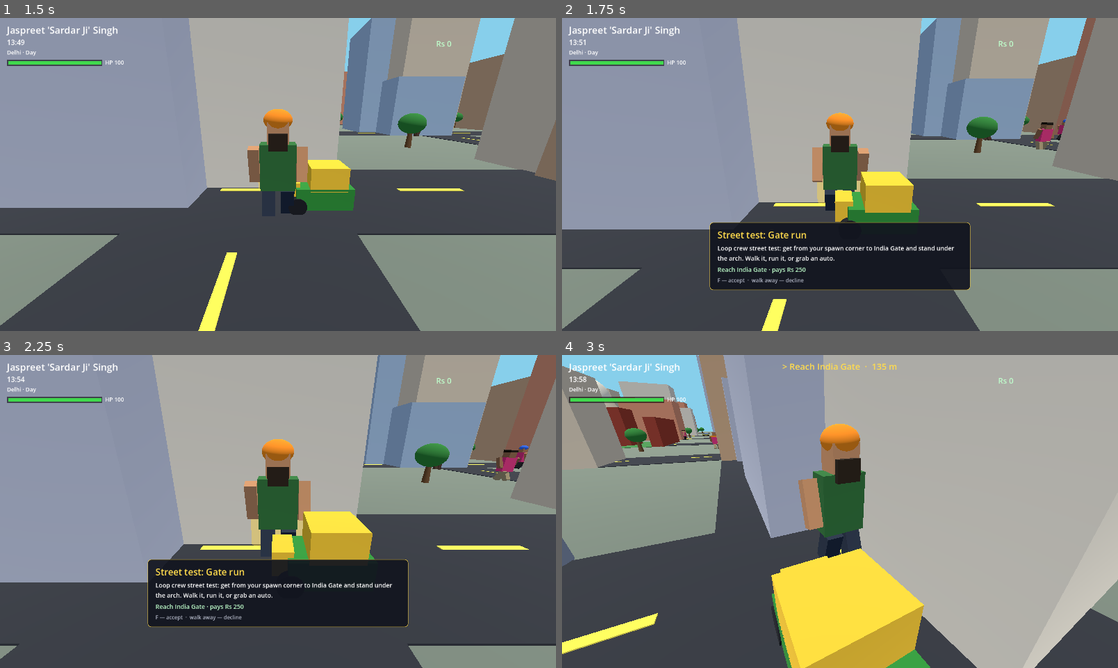
Above: before the commit, frames 1-4 (two rows, left to right).
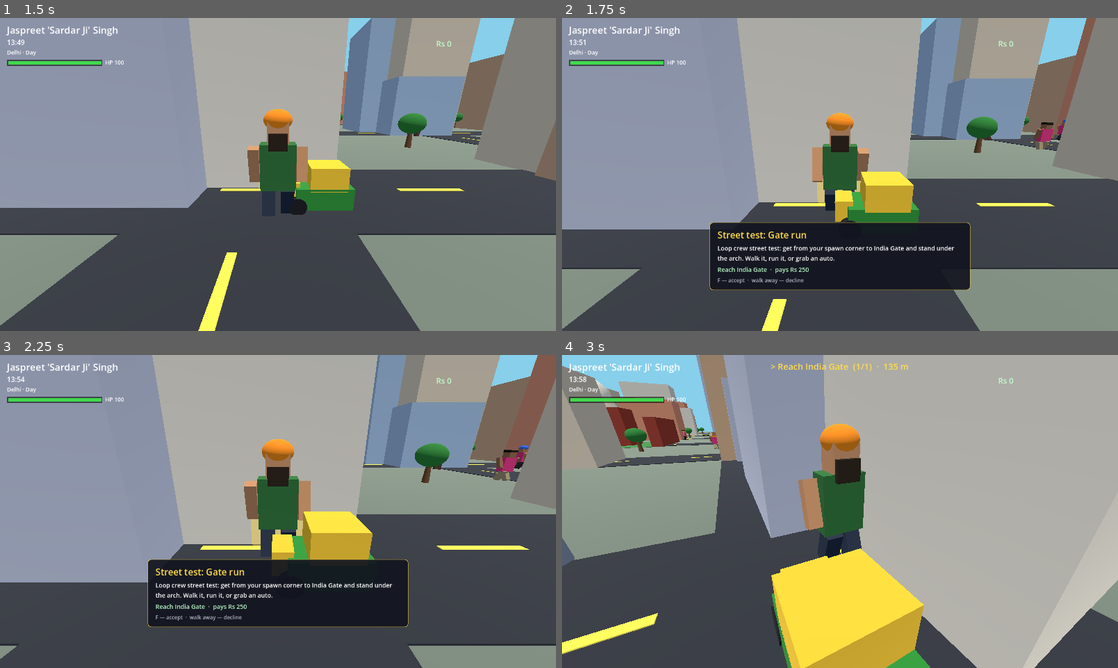
Above: after the commit, the same moments.

Repository: Ayushsahnios/delhi-freetown-loot
Game: Godot game, scene res://scenes/main.tscn
Two runs of this game, one before a commit and one after it. Both use one fixed random seed, a clock stepped at 60 frames per second and the inputs below.
Inputs:
- Up to frame 1 (1.5 s): click "Jaspreet 'Sardar Ji' Singh Au…" at 0.5 s; hold W (move_forward) from 1.28 s (still down); hold Shift (run) from 1.28 s (still down); tap F (mission) at 1.35 s
- Up to frame 2 (1.75 s): keep holding W (move_forward); keep holding Shift (run)
- Up to frame 3 (2.25 s): keep holding W (move_forward); release Shift (run) at 2.03 s; tap Shift (run) at 2.1 s
- Up to frame 4 (3 s): tap F (mission) at 2.3 s; release W (move_forward) at 2.78 s; hold A (move_left) from 2.78 s (still down); hold Shift (run) from 2.78 s (still down); tap H (horn) at 2.85 s

Frame 1 is identical in both runs. In frame 2, less than 0.1% of the frame differs, in the area x 37-45%, y 79-82%; in frame 3, less than 0.1%; in frame 4, 0.3%, in the area x 37-63%, y 2-6%.

Commit message:
Missions: multi-stage objectives, chai delivery run, CP ring race
Extends the mission skeleton with sequential multi-stage objectives
(shared time budget), a three-stop chai run across town against a
130-second cooling timer, and a checkpoint race around the Connaught
Place ring against two kinematic rival rickshaws that fail the mission
if they lap out first. Both jobs pay cash and are repeatable.

Diff:
--- a/scripts/missions.gd
+++ b/scripts/missions.gd
@@ -1,7 +1,9 @@
 extends Node
-## Mission system skeleton: data-driven mission table, glowing street
-## markers, approach briefs, reach / timed-deliver objectives, fail flow,
-## cash rewards. All visuals procedural — zero assets.
+## Mission system: data-driven mission table, glowing street markers,
+## approach briefs, multi-stage reach / timed-delivery objectives, rival
+## racers, fail flow, cash rewards. All visuals procedural — zero assets.
+## First two real jobs: the chai run (three stops before it cools) and
+## the CP ring race (checkpoints against two AI rickshaws).
 
 signal mission_completed(title: String, reward: int)
 signal mission_failed(title: String)
@@ -34,10 +36,21 @@
 var _cash_hud: Label
 var _obj_ring: MeshInstance3D = null
 var _obj_beam: MeshInstance3D = null
+var _racers: Array[Dictionary] = []
+const RACER_CANOPIES := [Color(0.95, 0.35, 0.15), Color(0.25, 0.55, 0.95)]
 
 
 func _ready() -> void:
 	_build_defs()
+	for def in _defs:
+		if def.has("objectives"):
+			def["objs"] = def["objectives"]
+			if not def.has("time"):
+				def["time"] = 0.0
+		else:
+			def["objs"] = [def["objective"]]
+			if not def.has("time"):
+				def["time"] = float(def["objective"].get("time", 0.0))
 	_build_ui()
 	for def in _defs:
 		_spawn_giver(def)
@@ -93,6 +106,84 @@
 				"time": 70.0,
 			},
 			"reward": 400,
+			"repeatable": true,
+		},
+		{
+			"id": "chai_run",
+			"title": "Chai run: three cups, one flask",
+			"brief": "Chotu called in sick and the flask is full. Run three cups across town — the guard at India Gate, the chowkidar at Purani Dilli, the joggers at Neighbourhood Park — before the chai cools. An auto strongly advised.",
+			"giver": Vector3(6.0, 0.0, -16.0),
+			"objectives": [
+				{
+					"kind": "deliver",
+					"label": "Cup 1 — the guard at India Gate",
+					"pos": Vector3(0.0, 0.0, -82.0),
+					"radius": 8.0,
+				},
+				{
+					"kind": "deliver",
+					"label": "Cup 2 — the chowkidar at Purani Dilli",
+					"pos": Vector3(-92.0, 0.0, 104.0),
+					"radius": 8.0,
+				},
+				{
+					"kind": "deliver",
+					"label": "Cup 3 — the joggers at Neighbourhood Park",
+					"pos": Vector3(138.0, 0.0, -126.0),
+					"radius": 8.0,
+				},
+			],
+			"time": 130.0,
+			"reward": 500,
+			"repeatable": true,
+		},
+		{
+			"id": "cp_race",
+			"title": "CP ring race: rickshaw rally",
+			"brief": "Two rival pullers talk big around the Connaught Place ring. Grab an auto, tag the start line on the west road, and lap the ring through all four crossings before they do. Mind the traffic.",
+			"giver": Vector3(-30.0, 0.0, 6.0),
+			"objectives": [
+				{
+					"kind": "reach",
+					"label": "Tag the start line",
+					"pos": Vector3(-40.0, 0.0, 6.0),
+					"radius": 8.0,
+				},
+				{
+					"kind": "reach",
+					"label": "Checkpoint — north-west crossing",
+					"pos": Vector3(-40.0, 0.0, -40.0),
+					"radius": 8.0,
+				},
+				{
+					"kind": "reach",
+					"label": "Checkpoint — north-east crossing",
+					"pos": Vector3(6.0, 0.0, -40.0),
+					"radius": 8.0,
+				},
+				{
+					"kind": "reach",
+					"label": "Checkpoint — south-east crossing",
+					"pos": Vector3(6.0, 0.0, 6.0),
+					"radius": 8.0,
+				},
+				{
+					"kind": "reach",
+					"label": "Finish — back to the start line",
+					"pos": Vector3(-40.0, 0.0, 6.0),
+					"radius": 8.0,
+				},
+			],
+			"race": {
+				"corners": [
+					Vector3(-40.0, 0.0, 6.0),
+					Vector3(-40.0, 0.0, -40.0),
+					Vector3(6.0, 0.0, -40.0),
+					Vector3(6.0, 0.0, 6.0),
+					],
+				"rivals": [13.5, 15.0],
+			},
+			"reward": 600,
 			"repeatable": true,
 		},
 	]
@@ -143,19 +234,28 @@
 
 func _tick_active(delta: float) -> void:
 	var def: Dictionary = _active["def"]
-	var obj: Dictionary = def["objective"]
-	if float(obj["time"]) > 0.0:
+	var objs: Array = def["objs"]
+	var stage := int(_active["stage"])
+	var obj: Dictionary = objs[stage]
+	if float(_active["time"]) > 0.0:
 		_active["left"] = float(_active["left"]) - delta
 		if float(_active["left"]) <= 0.0:
-			_fail_mission("too slow")
+			_fail_mission("the chai went cold")
+			return
+	if def.has("race"):
+		if _tick_racers(delta):
+			_fail_mission("a rival crossed the line first")
 			return
 	var d := _flat_dist(_player.global_position, obj["pos"])
-	var txt := "> " + String(obj["label"]) + "  ·  %d m" % int(round(d))
-	if float(obj["time"]) > 0.0:
+	var txt := "> %s  (%d/%d)  ·  %d m" % [String(obj["label"]), stage + 1, objs.size(), int(round(d))]
+	if float(_active["time"]) > 0.0:
 		txt += "  ·  " + _fmt_time(float(_active["left"]))
 	_obj_hud.text = txt
 	if d <= float(obj["radius"]):
-		_complete_mission()
+		if stage == objs.size() - 1:
+			_complete_mission()
+		else:
+			_advance_stage(objs, stage)
 
 
 # ---------------------------------------------------------------- flow
@@ -164,9 +264,23 @@
 	var id := String(def["id"])
 	_states[id] = "active"
 	_show_giver(id, false)
-	_active = {"def": def, "left": float(def["objective"]["time"])}
-	_spawn_objective(def["objective"])
+	_active = {"def": def, "stage": 0, "time": float(def["time"]), "left": float(def["time"])}
+	if def.has("race"):
+		_spawn_racers(def)
+	_spawn_objective(def["objs"][0])
 	_obj_hud.visible = true
+
+
+func _advance_stage(objs: Array, stage: int) -> void:
+	_active["stage"] = stage + 1
+	_spawn_objective(objs[stage + 1])
+	_toast.add_theme_color_override("font_color", Color(0.45, 1.0, 0.55))
+	if _active["def"].has("race"):
+		_toast.text = "CHECKPOINT %d/%d" % [stage + 1, objs.size() - 1]
+	else:
+		_toast.text = "DELIVERED  ·  %d of %d cups" % [stage + 1, objs.size()]
+	_toast.visible = true
+	_toast_t = 1.2
 
 
 func _complete_mission() -> void:
@@ -194,12 +308,10 @@
 
 func _end_mission(def: Dictionary) -> void:
 	var id := String(def["id"])
-	if _obj_ring != null:
-		_obj_ring.queue_free()
-		_obj_ring = null
-	if _obj_beam != null:
-		_obj_beam.queue_free()
-		_obj_beam = null
+	_clear_marker()
+	for r in _racers:
+		r["node"].queue_free()
+	_racers.clear()
 	_obj_hud.visible = false
 	_active = {}
 	if bool(def.get("repeatable", false)):
@@ -237,6 +349,7 @@
 
 
 func _spawn_objective(obj: Dictionary) -> void:
+	_clear_marker()
 	var pos: Vector3 = obj["pos"]
 	var radius := float(obj["radius"])
 	_obj_ring = MeshInstance3D.new()
@@ -257,6 +370,105 @@
 	_obj_beam.mesh = bm
 	_obj_beam.position = pos + Vector3(0.0, 30.0, 0.0)
 	add_child(_obj_beam)
+
+
+func _clear_marker() -> void:
+	if _obj_ring != null:
+		_obj_ring.queue_free()
+		_obj_ring = null
+	if _obj_beam != null:
+		_obj_beam.queue_free()
+		_obj_beam = null
+
+
+func _spawn_racers(def: Dictionary) -> void:
+	## Two rival rickshaws lap the circuit analytically, corner to corner
+	## along the road ring — kinematic, like traffic, so they never get
+	## stuck on geometry.
+	var race: Dictionary = def["race"]
+	var corners: Array = race["corners"]
+	var from: Vector3 = corners[0]
+	var to: Vector3 = corners[1]
+	var lane := (to - from).normalized().cross(Vector3.UP)
+	for i in range(race["rivals"].size()):
+		var node := Node3D.new()
+		_build_racer_visual(node, RACER_CANOPIES[i % RACER_CANOPIES.size()])
+		add_child(node)
+		node.position = from + lane * (2.8 * i - 1.4)
+		node.look_at(node.position + (to - from), Vector3.UP)
+		_racers.append({
+			"node": node,
+			"corners": corners,
+			"at": 0,
+			"remain": from.distance_to(to),
+			"speed": float(race["rivals"][i]),
+			"legs": 0,
+		})
+
+
+func _tick_racers(delta: float) -> bool:
+	## Advances every rival; returns true once one has finished the lap.
+	var won := false
+	for r in _racers:
+		if bool(r.get("done", false)):
+			continue
+		r["remain"] = float(r["remain"]) - float(r["speed"]) * delta
+		var corners: Array = r["corners"]
+		var at := int(r["at"])
+		var from: Vector3 = corners[at]
+		var to: Vector3 = corners[(at + 1) % corners.size()]
+		var dir := (to - from).normalized()
+		r["node"].position = to - dir * maxf(float(r["remain"]), 0.0)
+		r["node"].look_at(r["node"].position + dir, Vector3.UP)
+		while float(r["remain"]) <= 0.0:
+			r["legs"] = int(r["legs"]) + 1
+			if int(r["legs"]) >= corners.size():
+				r["done"] = true
+				r["node"].position = to
+				won = true
+				break
+			var overshoot := -float(r["remain"])
+			r["at"] = (at + 1) % corners.size()
+			from = corners[int(r["at"])]
+			to = corners[(int(r["at"]) + 1) % corners.size()]
+			r["remain"] = from.distance_to(to) - overshoot
+			dir = (to - from).normalized()
+			r["node"].position = to - dir * maxf(float(r["remain"]), 0.0)
+			r["node"].look_at(r["node"].position + dir, Vector3.UP)
+	return won
+
+
+func _build_racer_visual(parent: Node3D, canopy: Color) -> void:
+	parent.add_child(_rbox(Vector3(2.4, 1.3, 3.4), Color(0.18, 0.55, 0.20), Vector3(0, 1.0, 0)))
+	parent.add_child(_rbox(Vector3(2.4, 1.4, 2.2), canopy, Vector3(0, 2.2, 0.2)))
+	parent.add_child(_rbox(Vector3(1.6, 1.1, 0.9), canopy, Vector3(0, 1.35, -1.9)))
+	for spec in [Vector3(-1.05, 0.55, -1.6), Vector3(1.05, 0.55, -1.6), Vector3(0, 0.55, 1.5)]:
+		var w := MeshInstance3D.new()
+		var cm := CylinderMesh.new()
+		cm.top_radius = 0.55
+		cm.bottom_radius = 0.55
+		cm.height = 0.4
+		cm.material = _omat(Color(0.1, 0.11, 0.13))
+		w.mesh = cm
+		w.rotation.z = PI / 2.0
+		w.position = spec
+		parent.add_child(w)
+
+
+func _rbox(size: Vector3, color: Color, pos: Vector3) -> MeshInstance3D:
+	var m := MeshInstance3D.new()
+	var bm := BoxMesh.new()
+	bm.size = size
+	bm.material = _omat(color)
+	m.mesh = bm
+	m.position = pos
+	return m
+
+
+func _omat(color: Color) -> StandardMaterial3D:
+	var m := StandardMaterial3D.new()
+	m.albedo_color = color
+	return m
 
 
 func _show_giver(id: String, on: bool) -> void:
@@ -357,10 +569,16 @@
 func _show_brief(def: Dictionary) -> void:
 	_brief_title.text = String(def["title"])
 	_brief_body.text = String(def["brief"])
-	var obj: Dictionary = def["objective"]
-	var line := String(obj["label"])
-	if float(obj["time"]) > 0.0:
-		line += " · %d s" % int(obj["time"])
-	line += " · pays Rs %d" % int(def["reward"])
+	var objs: Array = def["objs"]
+	var line := ""
+	if def.has("race"):
+		line = "%d checkpoints + finish  ·  %d rivals" % [objs.size() - 1, def["race"]["rivals"].size()]
+	elif objs.size() > 1:
+		line = "%d stops across town" % objs.size()
+	else:
+		line = String(objs[0]["label"])
+	if float(def["time"]) > 0.0:
+		line += "  ·  %d s" % int(def["time"])
+	line += "  ·  pays Rs %d" % int(def["reward"])
 	_brief_obj.text = line
 	_brief.visible = true
Not shown, changed: README.md
